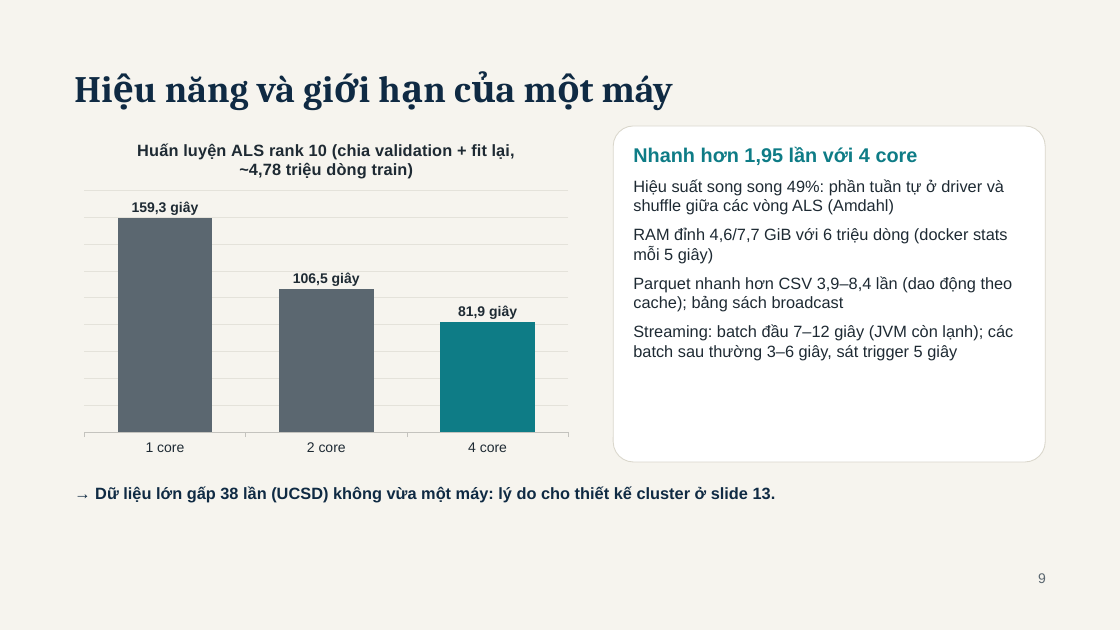
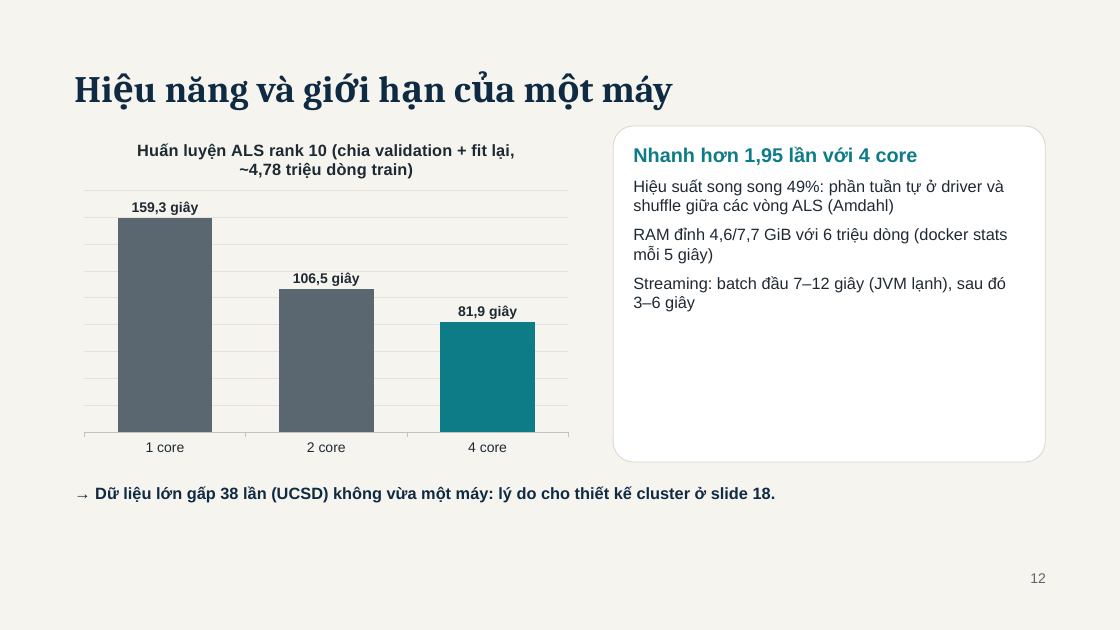
Before and after one commit to haoluonghuynhngoc/Group_06_BigData, a slide deck: slide 12 of Present/BookPulse - BDA501 Session 10 Final Presentation.pptx (slide 9 before the commit). Drawn at 1120x630 pixels with LibreOffice and Linux fonts; fonts in the diff are those of the drawing. Boxes give left, top, right and bottom in pixels: in the first picture for what was removed or moved away, otherwise in the second. Text is boxed around its words. In the diff, an @@ line names an element or a change of style, - is before the commit and + after.

Commit message:
Decks: Session 10 adds agenda, batch 4-step, one-event stream flow, fixes-after-review, detail architecture next to overview; Session 8 reworked as why topic -> architecture -> what it implies, team title, demo slide; slimmer detail diagram, shorter text; scripts, Q&A and demo refs renumbered

```diff
--- a/Present/BookPulse - BDA501 Session 10 Final Presentation.pptx
+++ b/Present/BookPulse - BDA501 Session 10 Final Presentation.pptx
@@ text at [633,276,1006,312]: text changed @@
-Parquet nhanh hơn CSV 3,9–8,4 lần (dao động theo cache); bảng sách broadcast
-Streaming: batch đầu 7–12 giây (JVM còn lạnh); các batch sau thường 3–6 giây, sát trigger 5 giây
+Streaming: batch đầu 7–12 giây (JVM lạnh), sau đó 3–6 giây
@@ text at [95,486,776,503]: text changed @@
-→ Dữ liệu lớn gấp 38 lần (UCSD) không vừa một máy: lý do cho thiết kế cluster ở slide 13.
+→ Dữ liệu lớn gấp 38 lần (UCSD) không vừa một máy: lý do cho thiết kế cluster ở slide 18.
@@ text at [1030,573,1046,583]: text changed @@
-9
+12
```
Also in this commit, not shown: 14 other slides changed, 4 slides added, 5 other files.
